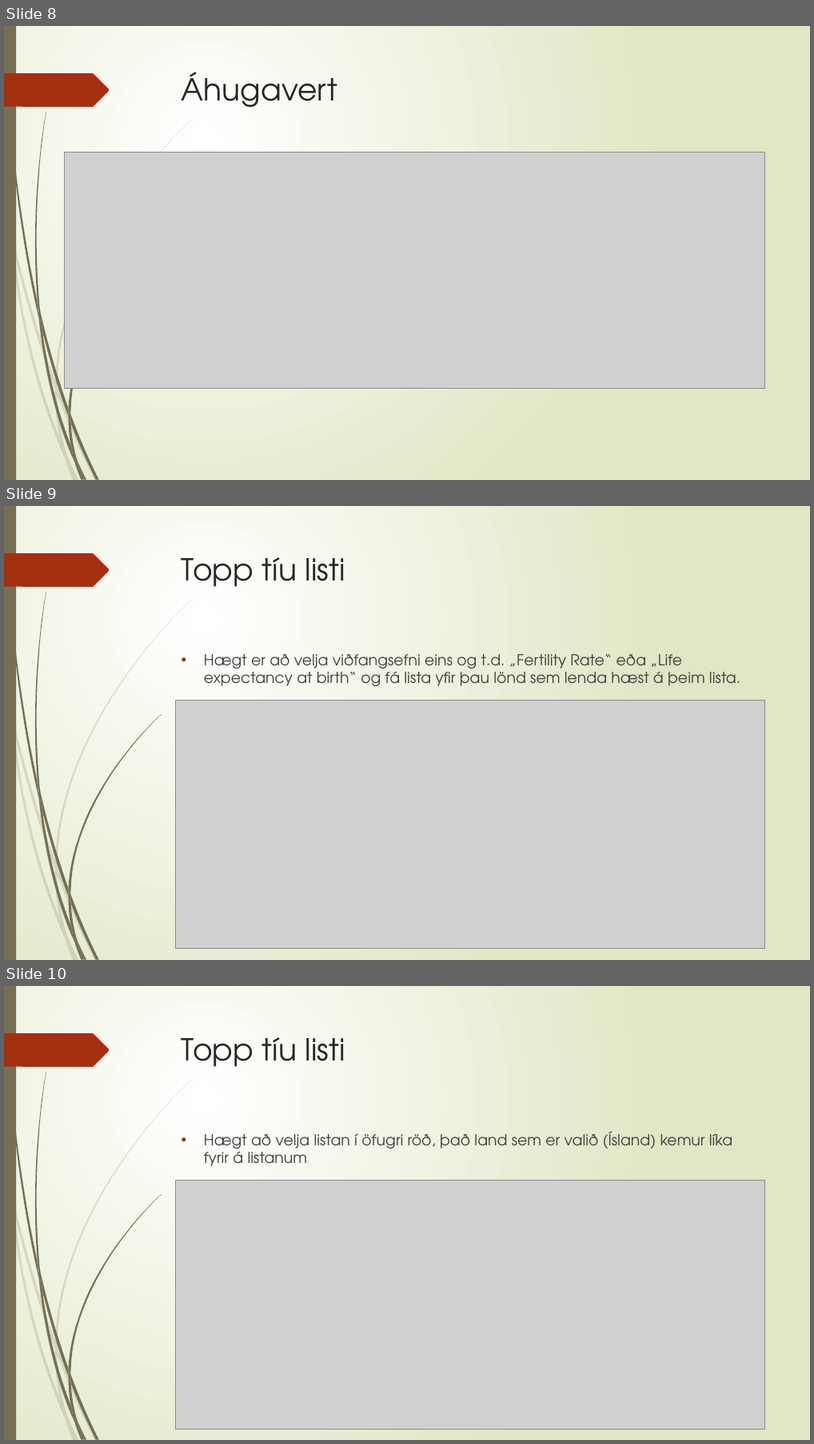
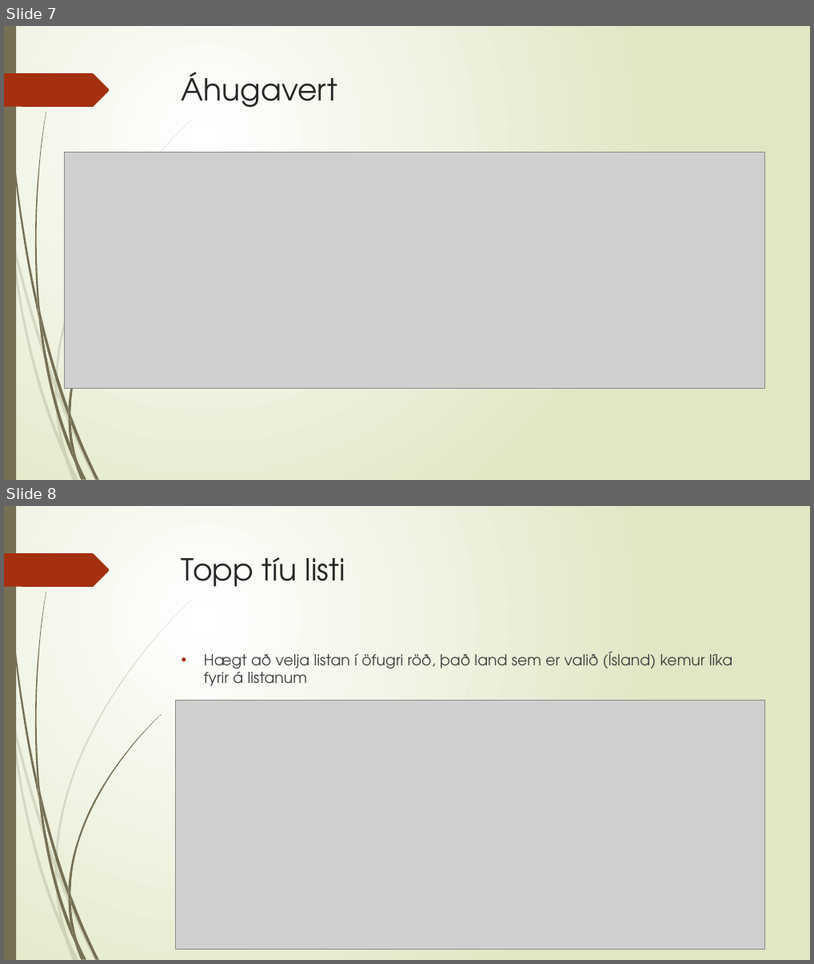
Before and after one commit to thortom/T-316-GAVI, a slide deck: Verkefni3/kynning/Kynning.pptx. Shown one above the other, each under a label of ours: slides 8, 9 and 10 before the commit, slides 7 and 8 after it. The pictures are 814x1444 and 814x964 pixels, drawn with LibreOffice and Linux fonts; fonts in the diff are those of the drawing; grey boxes stand for pictures. Boxes give left, top, right and bottom in pixels: in the first picture for what was removed or moved away, otherwise in the second. Text is boxed around its words. In the diff, an @@ line names an element or a change of style, - is before the commit and + after.

```diff
--- a/Verkefni3/kynning/Kynning.pptx
+++ b/Verkefni3/kynning/Kynning.pptx
@@ slide 9 removed at box(4, 506, 810, 960), background gradient #FFFFFF to #DFE8C4; not listed: 24 template elements that a slide beside it also shows @@
@@ title removed at box(182, 557, 346, 587) @@
-Topp tíu listi
@@ text removed at box(204, 654, 741, 686) @@
-• Hægt er að velja viðfangsefni eins og t.d. „Fertility Rate“ eða „Life expectancy at birth“ og fá lista yfir þau lönd sem lenda hæst á þeim lista.
@@ picture removed at box(175, 700, 765, 948) @@
@@ what was slide 8 is now slide 7 @@
@@ what was slide 10 is now slide 8 @@
```
Also in this commit, not shown: 3 slides changed, 2 slides added, 3 other slides removed.
